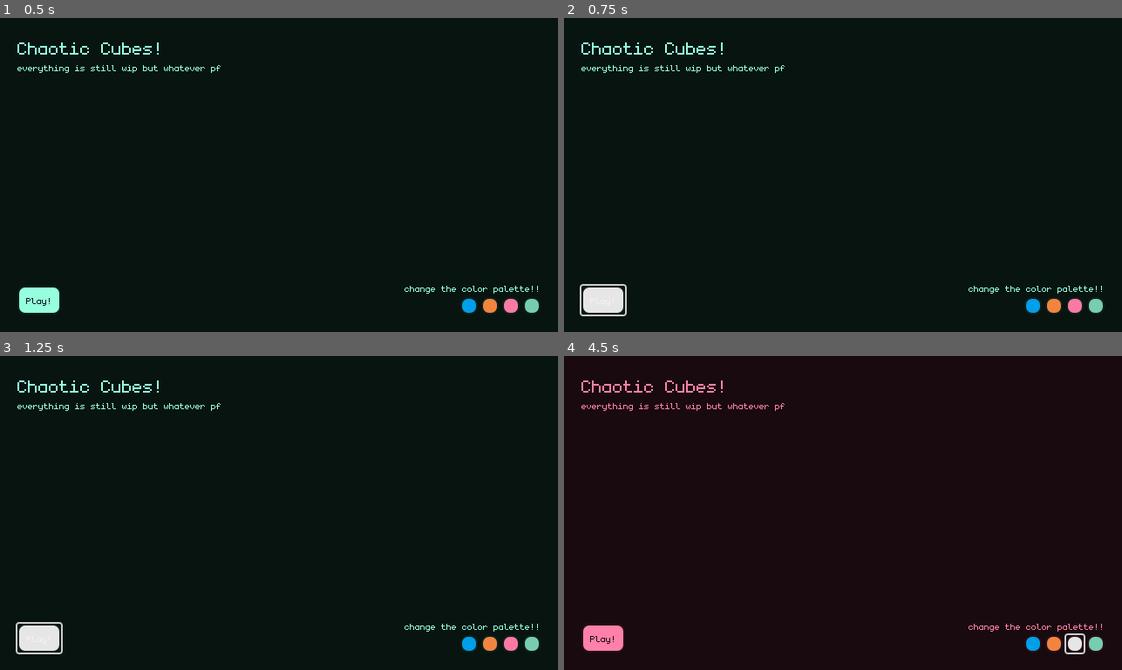
Above: before the commit, frames 1-4 (two rows, left to right).
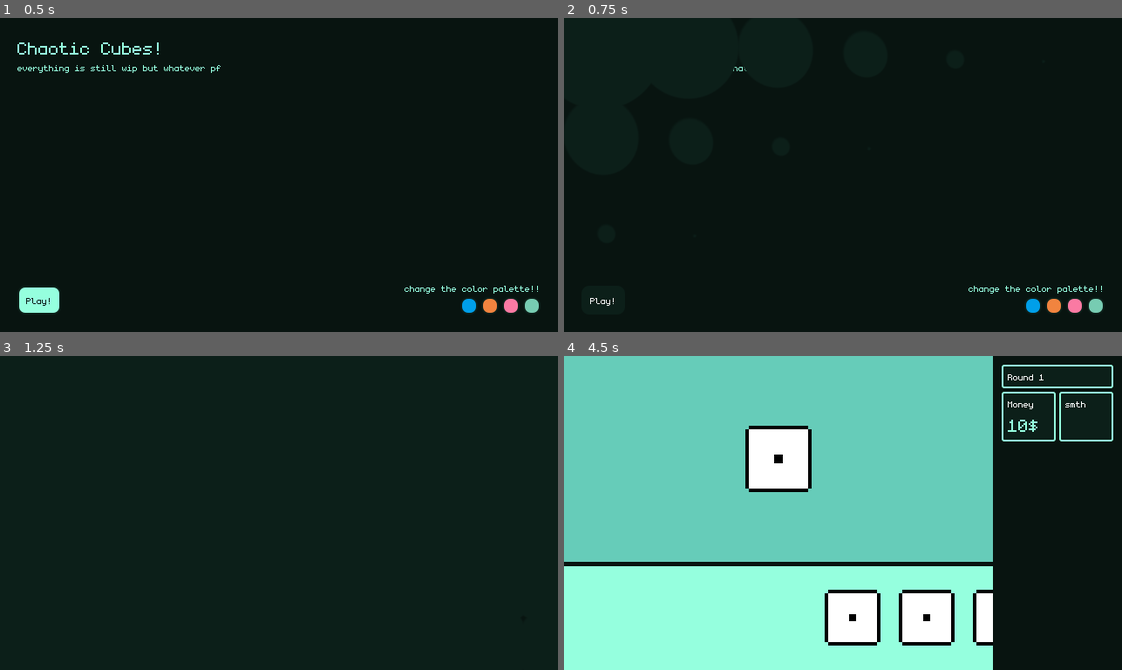
Above: after the commit, the same moments.

Repository: espcaa/chaotic-cubes
Game: Godot game, scene res://scenes/main_menu.tscn
Same seed, same stepped clock (60 frames per second), same inputs: the game is played once before the commit and once after it. The project has no main scene, so this scene is started directly.
Inputs (mouse positions are in pixels of both pictures, inside the frame that each line leads up to):
- Up to frame 1 (0.5 s): no input
- Up to frame 2 (0.75 s): click "Play!" at 0.5 s
- Up to frame 3 (1.25 s): no input
- Up to frame 4 (4.5 s): click "Play!" at 1.25 s; tap Enter (ui_accept) at 2, 2.27 s; hold D (right) 2.03-2.75 s; click (1032, 644) at 2.77 s; click (1055, 644) at 3.52 s; click (1077, 644) at 4.27 s

Frame 1 is identical in both runs. In frame 2, 1.1% of the frame differs, in the area x 2-40%, y 7-95%; in frame 3, 1.7%; in frame 4, 77%, in the area x 0-99%, y 0-100%.
Error after the commit: Invalid access to property or key 'roll_finished' on a base object of type 'Node2D (dice.gd)'. (res://scenes/game_ui.gd:77)

Commit message:
added scene transitions

Diff:
--- /dev/null
+++ b/assets/enums.gd
@@ -0,0 +1,3 @@
+extends Node
+
+enum ColorRole { PRIMARY, ACCENT, BACKGROUND, SECONDARY, CUSTOM }
--- /dev/null
+++ b/assets/transition.gdshader
@@ -0,0 +1,60 @@
+shader_type canvas_item;
+
+uniform float spacing = 25.0;
+uniform float animation_progress : hint_range(0.0, 1.0) = 0.0;
+uniform float dot_size : hint_range(0.0, 1.0) = 1.0;
+uniform vec4 dot_color : source_color = vec4(0.0, 0.0, 0.0, 1.0);
+
+void fragment() {
+    // 1. 进度为零时强制完全不显示
+    if (animation_progress <= 0.0) {
+        discard; // 关键修正：只保留 discard
+    }
+
+    // 2. 计算屏幕网格尺寸
+    vec2 screen_size = vec2(1.0) / SCREEN_PIXEL_SIZE;
+    vec2 grid_count = floor(screen_size / spacing);
+
+    // 3. 计算归一化网格位置 [0,1]
+    vec2 norm_pos = UV * screen_size / (grid_count * spacing);
+
+    // 4. 对角线延迟计算（左上0 → 右下1）
+    float delay = (norm_pos.x + norm_pos.y) * 0.5;
+
+    // 5. 双重过滤机制
+    // 机制1：基于位置的延迟阈值
+    float visible_threshold = delay * 0.1 + 0.01; // 随延迟增加的阈值
+    if (animation_progress < visible_threshold) {
+        discard;
+    }
+
+    // 6. 动态过渡计算
+    float transition = 0.3;
+    float scale = smoothstep(
+        delay - transition,
+        delay + transition,
+        animation_progress * (1.0 + transition)
+    );
+
+    // 机制2：基于尺寸的过滤
+    if (scale < 0.005) { // 完全消除微小残留
+        discard;
+    }
+
+    // 7. 计算圆点
+    vec2 grid_center = (floor(UV * screen_size / spacing) + 0.5) * spacing;
+    float dist = length(UV * screen_size - grid_center);
+    float dot_radius = dot_size * scale * spacing * 0.8;
+
+    // 8. 边缘柔化（防止任何残留）
+    float alpha = 1.0 - smoothstep(
+        max(dot_radius - 1.5, 0.0),
+        dot_radius + 1.5,
+        dist
+    );
+
+    // 机制3：alpha值过滤
+    if (alpha < 0.01) discard;
+
+    COLOR = vec4(dot_color.rgb, alpha);
+}
--- a/project.godot
+++ b/project.godot
@@ -17,6 +17,8 @@
 [autoload]
 
 Palette="*res://scenes/palette_helper.tscn"
+Transitioner="*res://scenes/transitioner.tscn"
+Enums="*res://assets/enums.gd"
 
 [display]
 
--- a/scenes/custom_button.gd
+++ b/scenes/custom_button.gd
@@ -8,9 +8,10 @@
 # Optional custom colors
 @export var custom_bg_color: Color = Color.TRANSPARENT
 @export var custom_text_color: Color = Color.WHITE
+@export var custom_hover_color: Color = Color(0.9, 0.9, 0.9)  # New export for hover color
 
 # Hover + pressed background colors
-@export var hover_color: Color = Color(0.9, 0.9, 0.9)
+@export var hover_color: ColorRole = ColorRole.CUSTOM  # Changed to use ColorRole
 @export var pressed_color: Color = Color(0.7, 0.7, 0.7)
 
 @export var font_size: int = 16
@@ -37,6 +38,7 @@
 func _update_styles() -> void:
 	var bg_color_real = get_palette_color(bg_color, custom_bg_color)
 	var font_color_real = get_palette_color(text_color, custom_text_color)
+	var hover_color_real = get_palette_color(hover_color, custom_hover_color)
 
 	cached_bg = bg_color_real
 	cached_font = font_color_real
@@ -58,13 +60,9 @@
 
 	# Hover
 	var style_hover := style_normal.duplicate() as StyleBoxFlat
-	style_hover.bg_color = hover_color
+	style_hover.bg_color = hover_color_real
 	add_theme_stylebox_override("hover", style_hover)
 
-	# Pressed
-	var style_pressed := style_normal.duplicate() as StyleBoxFlat
-	style_pressed.bg_color = pressed_color
-	add_theme_stylebox_override("pressed", style_pressed)
 
 
 func get_palette_color(role: ColorRole, custom: Color) -> Color:
--- a/scenes/custom_button.tscn
+++ b/scenes/custom_button.tscn
@@ -1,10 +1,19 @@
-[gd_scene load_steps=3 format=3 uid="uid://d26hs8spvqyjy"]
+[gd_scene load_steps=6 format=3 uid="uid://d26hs8spvqyjy"]
 
 [ext_resource type="FontFile" uid="uid://dplyku4eceytx" path="res://assets/fonts/monogram-extended.ttf" id="1_bfr1r"]
 [ext_resource type="Script" uid="uid://dlylufk4kmq13" path="res://scenes/custom_button.gd" id="1_ql6db"]
+
+[sub_resource type="StyleBoxEmpty" id="StyleBoxEmpty_32hcy"]
+
+[sub_resource type="StyleBoxEmpty" id="StyleBoxEmpty_yt7k8"]
+
+[sub_resource type="StyleBoxEmpty" id="StyleBoxEmpty_bfr1r"]
 
 [node name="custom_button" type="Button"]
 offset_right = 8.0
 offset_bottom = 8.0
 theme_override_fonts/font = ExtResource("1_bfr1r")
+theme_override_styles/focus = SubResource("StyleBoxEmpty_32hcy")
+theme_override_styles/hover_pressed = SubResource("StyleBoxEmpty_yt7k8")
+theme_override_styles/pressed = SubResource("StyleBoxEmpty_bfr1r")
 script = ExtResource("1_ql6db")
--- a/scenes/dice.gd
+++ b/scenes/dice.gd
@@ -1 +1,4 @@
 extends Node2D
+
+func roll():
+	pass
--- a/scenes/main_menu.gd
+++ b/scenes/main_menu.gd
@@ -1,4 +1,6 @@
 extends Control
+
+
 
 func _ready() -> void:
 	Palette.assign_new_palette()
@@ -9,3 +11,7 @@
 
 func _change_color(node: Button) -> void:
 	Palette.change_base_color(node.custom_bg_color)
+
+
+func _on_custom_button_pressed() -> void:
+	Transitioner.load_scene_with_transition("res://scenes/game_ui.tscn", self, Enums.ColorRole.SECONDARY)
--- a/scenes/main_menu.tscn
+++ b/scenes/main_menu.tscn
@@ -142,4 +142,7 @@
 
 [node name="custom_button" parent="Control2/MarginContainer" instance=ExtResource("4_wu84c")]
 layout_mode = 2
+hover_color = 4
 label_text = "Play!"
+
+[connection signal="pressed" from="Control2/MarginContainer/custom_button" to="." method="_on_custom_button_pressed"]
--- /dev/null
+++ b/scenes/transitioner.gd
@@ -0,0 +1,43 @@
+extends CanvasLayer
+
+var next_scene: PackedScene = null
+var next_scene_instance: Node = null
+var nuking_scene: Node = null
+
+func load_scene_with_transition(scene_path: String, calling_scene: Node, color: Enums.ColorRole) -> void:
+	# Load and instantiate the target scene
+	next_scene = load(scene_path)
+	next_scene_instance = next_scene.instantiate()
+	nuking_scene = calling_scene
+
+	# Set the transition color with the shader parameter
+
+	var transition_color: Color
+
+	match color:
+		Enums.ColorRole.PRIMARY:
+			transition_color = Palette.get_color("primary")
+		Enums.ColorRole.ACCENT:
+			transition_color = Palette.get_color("accent")
+		Enums.ColorRole.BACKGROUND:
+			transition_color = Palette.get_color("background")
+		Enums.ColorRole.SECONDARY:
+			transition_color = Palette.get_color("secondary")
+		Enums.ColorRole.CUSTOM:
+			transition_color = Color(1, 1, 1)  # Default to white if custom
+		_:
+			transition_color = Color(1, 1, 1)  # Default to white if unknown
+
+	$in.material.set_shader_parameter("dot_color", transition_color)
+
+	$AnimationPlayer.play("in")
+
+
+func _on_animation_player_animation_finished(anim_name: StringName) -> void:
+	if anim_name == "in":
+		if next_scene_instance != null:
+			nuking_scene.queue_free()
+			get_tree().get_root().add_child(next_scene_instance)
+			get_tree().set_current_scene(next_scene_instance)
+			next_scene_instance = null
+			$AnimationPlayer.play("out")
--- /dev/null
+++ b/scenes/transitioner.tscn
@@ -0,0 +1,84 @@
+[gd_scene load_steps=8 format=3 uid="uid://dvjg3cj7yf33n"]
+
+[ext_resource type="Script" uid="uid://d35k6akxxextn" path="res://scenes/transitioner.gd" id="1_v62jg"]
+[ext_resource type="Shader" uid="uid://3ffgjfing44r" path="res://assets/transition.gdshader" id="1_vp66p"]
+
+[sub_resource type="ShaderMaterial" id="ShaderMaterial_v62jg"]
+shader = ExtResource("1_vp66p")
+shader_parameter/spacing = 100.0
+shader_parameter/animation_progress = 0.0
+shader_parameter/dot_size = 1.0
+shader_parameter/dot_color = Color(0.62929, 0.392551, 0.325089, 1)
+
+[sub_resource type="Animation" id="Animation_vp66p"]
+resource_name = "in"
+length = 0.75
+tracks/0/type = "value"
+tracks/0/imported = false
+tracks/0/enabled = true
+tracks/0/path = NodePath("in:material:shader_parameter/animation_progress")
+tracks/0/interp = 1
+tracks/0/loop_wrap = true
+tracks/0/keys = {
+"times": PackedFloat32Array(0, 0.75),
+"transitions": PackedFloat32Array(1, 1),
+"update": 0,
+"values": [0.0, 1.0]
+}
+
+[sub_resource type="Animation" id="Animation_v62jg"]
+length = 0.001
+tracks/0/type = "value"
+tracks/0/imported = false
+tracks/0/enabled = true
+tracks/0/path = NodePath("in:material:shader_parameter/animation_progress")
+tracks/0/interp = 1
+tracks/0/loop_wrap = true
+tracks/0/keys = {
+"times": PackedFloat32Array(0),
+"transitions": PackedFloat32Array(1),
+"update": 0,
+"values": [0.0]
+}
+
+[sub_resource type="Animation" id="Animation_8wy5d"]
+resource_name = "out"
+length = 0.75
+tracks/0/type = "value"
+tracks/0/imported = false
+tracks/0/enabled = true
+tracks/0/path = NodePath("in:material:shader_parameter/animation_progress")
+tracks/0/interp = 1
+tracks/0/loop_wrap = true
+tracks/0/keys = {
+"times": PackedFloat32Array(0, 0.75),
+"transitions": PackedFloat32Array(1, 1),
+"update": 0,
+"values": [1.0, 0.0]
+}
+
+[sub_resource type="AnimationLibrary" id="AnimationLibrary_8wy5d"]
+_data = {
+&"RESET": SubResource("Animation_v62jg"),
+&"in": SubResource("Animation_vp66p"),
+&"out": SubResource("Animation_8wy5d")
+}
+
+[node name="CanvasLayer" type="CanvasLayer"]
+script = ExtResource("1_v62jg")
+
+[node name="in" type="ColorRect" parent="."]
+material = SubResource("ShaderMaterial_v62jg")
+anchors_preset = 15
+anchor_right = 1.0
+anchor_bottom = 1.0
+grow_horizontal = 2
+grow_vertical = 2
+mouse_filter = 2
+
+[node name="AnimationPlayer" type="AnimationPlayer" parent="."]
+libraries = {
+&"": SubResource("AnimationLibrary_8wy5d")
+}
+
+[connection signal="animation_finished" from="AnimationPlayer" to="." method="_on_animation_player_animation_finished"]
Not shown, added: assets/enums.gd.uid
Not shown, added: assets/transition.gdshader.uid
Not shown, added: scenes/transitioner.gd.uid
